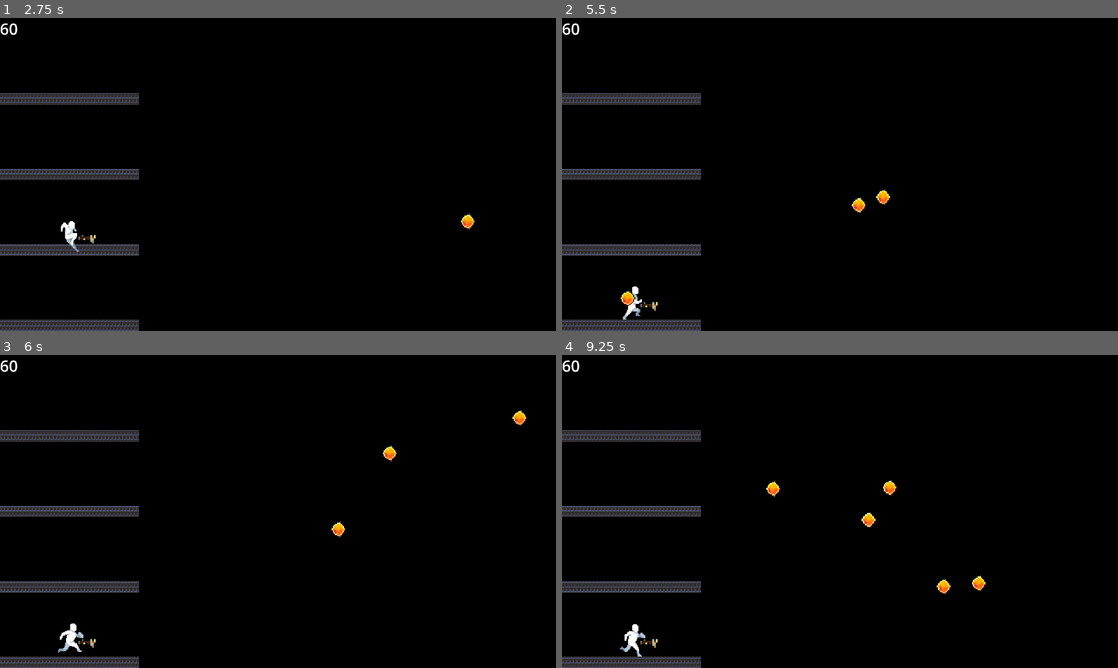
Above: before the commit, frames 1-4 (two rows, left to right).
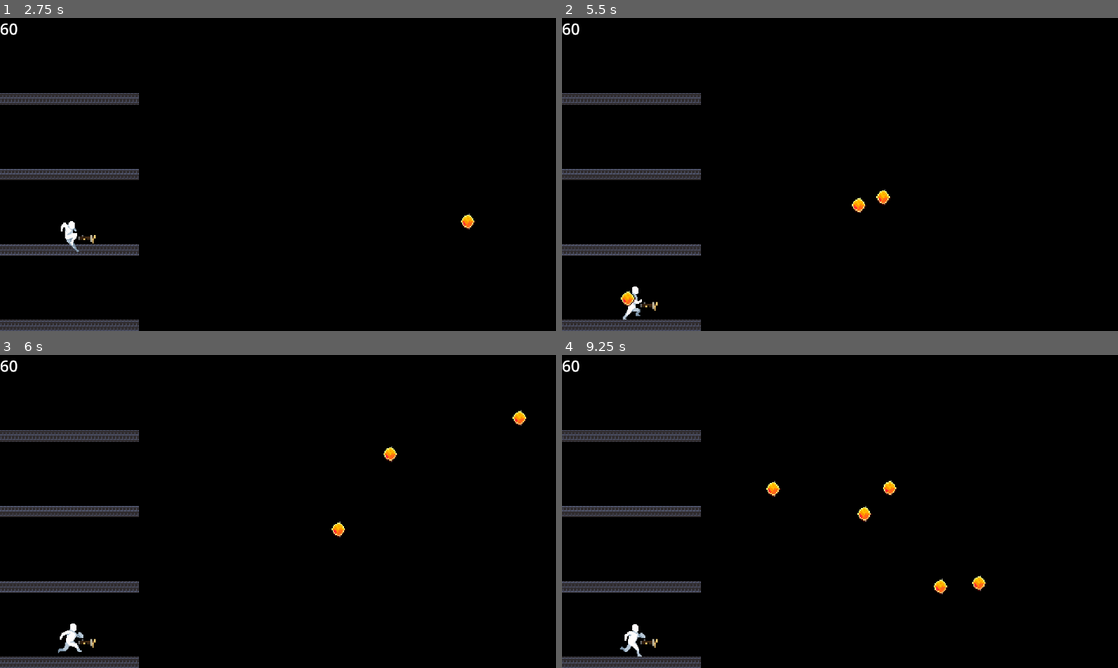
Above: after the commit, the same moments.

Repository: 0-Vanes-0/runner
Game: Godot game, scene res://src/scenes/main_menu.tscn
Same seed, same stepped clock (60 frames per second), same inputs: the game is played once before the commit and once after it.
Inputs (mouse positions are in pixels of both pictures, inside the frame that each line leads up to):
- Up to frame 1 (2.75 s): click "PLAY" at 0.5 s; move the mouse to (250, 237) at 1.27 s; click (250, 237) at 1.42 s; drag from (444, 221) to (77, 227) at 2.02 s
- Up to frame 2 (5.5 s): move the mouse to (673, 127) at 2.77 s; click (673, 127) at 2.92 s; drag from (867, 174) to (673, 127) at 3.52 s; move the mouse to (756, 96) at 4.27 s; click (756, 96) at 4.42 s; drag from (962, 158) to (639, 302) at 5.02 s
- Up to frame 3 (6 s): move the mouse to (166, 527) at 5.77 s; click (166, 527) at 5.92 s
- Up to frame 4 (9.25 s): drag from (895, 442) to (728, 527) at 6.52 s; move the mouse to (812, 574) at 7.27 s; click (812, 574) at 7.42 s; drag from (1006, 558) to (639, 639) at 8.02 s; move the mouse to (673, 464) at 8.77 s; click (673, 464) at 8.92 s

Frame 1 is identical in both runs. In frame 2, less than 0.1% of the frame differs, in the area x 10-14%, y 87-93%; in frame 3, less than 0.1%; in frame 4, 0.3%, in the area x 53-77%, y 40-77%.

Commit message:
Improved platforming
• Removed Global groups from Platform, now they have variable "floor"
• Improved jump dwn of Player
• Updated todo.txt

Diff:
--- a/project.godot
+++ b/project.godot
@@ -31,6 +31,7 @@
 window/stretch/mode="viewport"
 window/stretch/aspect="expand"
 window/handheld/orientation=4
+window/vsync/vsync_mode=0
 
 [input_devices]
 
--- a/src/gameplay/enviroment/platform.gd
+++ b/src/gameplay/enviroment/platform.gd
@@ -2,6 +2,7 @@
 extends StaticBody2D
 
 var size := Vector2.ZERO
+var floor := 0
 
 func _ready():
 	var texture_size: Vector2 = $Sprite2D.texture.get_size()
@@ -9,3 +10,13 @@
 	size = Vector2(texture_size * sprite_scale)
 	Global.clean_layers(self).set_collision_layer_value(Global.Layers.PLATFORM, true)
 	self.collision_mask = Global.Layers.PLAYER
+
+
+func set_one_way(value: bool):
+	$CollisionShape2D.one_way_collision = value
+
+
+func toggle_collision():
+	$CollisionShape2D.disabled = true
+	await get_tree().create_timer(0.1).timeout
+	$CollisionShape2D.disabled = false
--- a/src/gameplay/enviroment/platform.tscn
+++ b/src/gameplay/enviroment/platform.tscn
@@ -11,11 +11,11 @@
 metadata/_edit_group_ = true
 
 [node name="Sprite2D" type="Sprite2D" parent="."]
-position = Vector2(-240, 20)
+position = Vector2(240, 20)
 scale = Vector2(1.5, 0.15625)
 texture = ExtResource("1_le52a")
 
 [node name="CollisionShape2D" type="CollisionShape2D" parent="."]
-position = Vector2(-240, 9.99951)
+position = Vector2(240, 9.99951)
 shape = SubResource("RectangleShape2D_2xnrf")
 one_way_collision = true
--- a/src/gameplay/player.gd
+++ b/src/gameplay/player.gd
@@ -74,33 +74,35 @@
 
 
 func _move(direction: Vector2):
-	if is_on_floor() and not is_dodging():
-		# Jump down:
-		if direction.y > 0 and _get_colliding_floor() > 0:
+	var platform := _get_colliding_platform()
+	var floor_number := 0 if platform == null else platform.floor
+	if not is_dodging():
+		if direction.y > 0:
+			# Jump down:
+			self.velocity.y = direction.y
 			is_jump_middle_on = false
-			$CollisionShape2D.disabled = true
-			await get_tree().create_timer(0.1).timeout
-			$CollisionShape2D.disabled = false
+			if platform != null and floor_number > 1:
+				platform.toggle_collision()
 
-		# Jump up:
-		elif direction.y < 0 and _get_colliding_floor() < Global.floor_group_names.size() - 1 and _get_colliding_floor() > -1:
-			self.velocity.y = direction.y * jump_speed
+		if is_on_floor():
+			# Jump up:
+			if direction.y < 0 and floor_number < Global.MAX_FLOORS:
+				self.velocity.y = direction.y * jump_speed
 
-		# Dodge:
-		elif direction.x > 0 and not is_dodging():
-			dodge_timer = 0
-			hitbox.monitorable = false
-			await get_tree().create_timer(DODGE_TIME).timeout
-			hitbox.monitorable = true
+			# Dodge:
+			elif direction.x > 0 and not is_dodging():
+				dodge_timer = 0
+				hitbox.monitorable = false
+				await get_tree().create_timer(DODGE_TIME).timeout
+				hitbox.monitorable = true
 
 
-func _get_colliding_floor() -> int:
+func _get_colliding_platform() -> Platform:
 	for i in self.get_slide_collision_count():
 		var collider = self.get_slide_collision(i).get_collider()
 		if collider is Platform:
-			var group_name: String = collider.get_groups().back()
-			return Global.floor_group_names.find(group_name)
-	return -1
+			return collider
+	return null
 
 
 func _tap_shoot(target_position: Vector2):
--- a/src/scenes/game_level_handler.gd
+++ b/src/scenes/game_level_handler.gd
@@ -3,28 +3,29 @@
 @onready var player: Player = $Player
 @onready var floors: Node2D = $Floors
 @onready var bounds: StaticBody2D = $Bounds
-const FLOORS_COUNT = 4
+
 
 func _ready():
 	var height := Global.screen_height
 	var jump_height: float
 	var platform_width: float
 
-	for i in FLOORS_COUNT:
+	for i in Global.MAX_FLOORS:
 		var floor := Node2D.new()
 		floors.add_child(floor)
-		floor.name = "Floor" + str(i)
+		floor.name = "Floor" + str(i+1)
 
 		var platform: Platform = Preloader.platform.instantiate()
+		platform.floor = i + 1
+		platform.set_one_way(i > 0)
 		floor.add_child(platform)
-		platform.position.x = platform.size.x
-		Global.floor_group_names.append(floor.name)
-		platform.add_to_group(Global.floor_group_names[i])
-		platform_width = platform.size.x
 
-		var gap: float = (height - platform.size.y) / FLOORS_COUNT
+		var gap: float = (height - platform.size.y) / Global.MAX_FLOORS
 		floor.position.y = height - platform.size.y - i * gap
-		jump_height = gap + platform.size.y
+
+		if i == 0:
+			platform_width = platform.size.x
+			jump_height = gap + platform.size.y
 
 	player.position = Vector2(platform_width / 2, Global.screen_height / 2)
 	player.jump_speed = sqrt(2 * player.gravity * jump_height)
--- a/src/singletons/Global.gd
+++ b/src/singletons/Global.gd
@@ -12,7 +12,7 @@
 	SHOOT_ENTITY_ENEMY = 5,
 	BOUNDS = 6,
 }
-var floor_group_names: Array[String]
+const MAX_FLOORS := 4
 var screen_width: int; var screen_height: int; var ratio := ":"
 var settings: Dictionary
 
Not shown: 1 places in src/gameplay/enviroment/platform.tscn that only renumber resources
Not shown, changed: todo.txt
